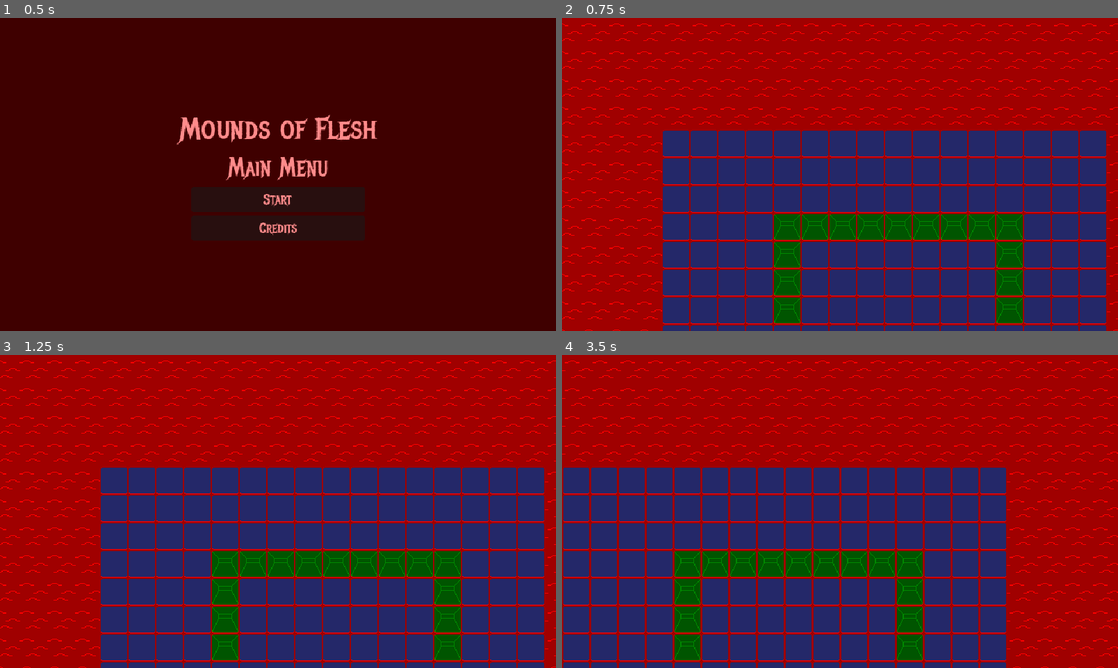
Above: before the commit, frames 1-4 (two rows, left to right).
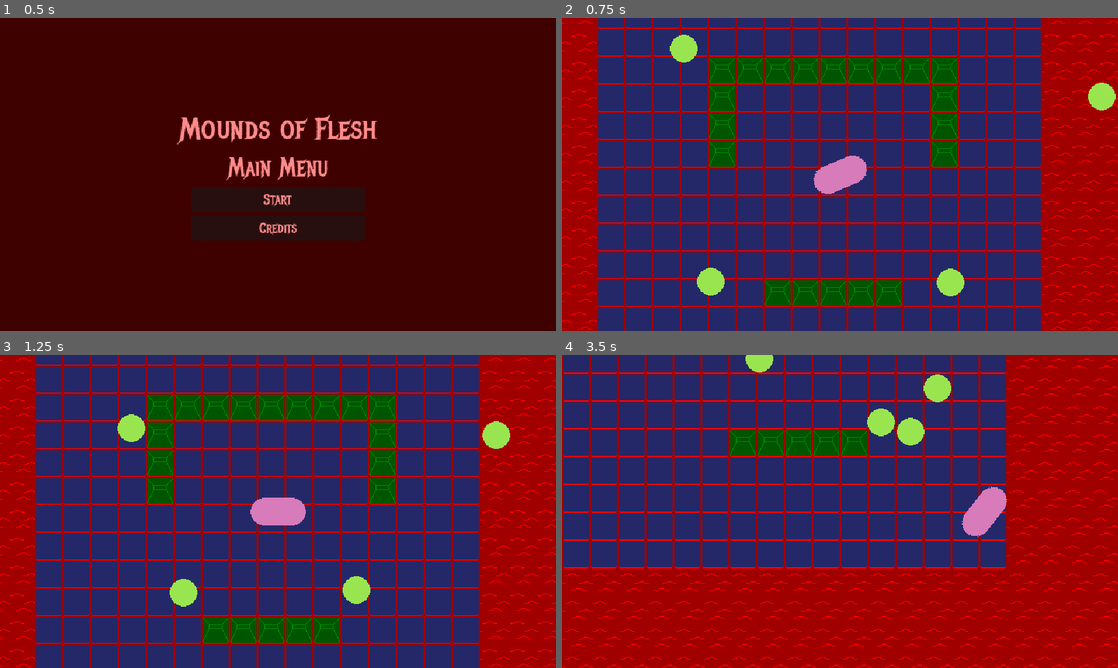
Above: after the commit, the same moments.

Repository: Burger-Bois/LD54-Godot-Team
Game: Godot game, scene res://scenes/main.tscn
Two runs of this game, one before a commit and one after it. Both use one fixed random seed, a clock stepped at 60 frames per second and the inputs below.
Inputs (mouse positions are in pixels of both pictures, inside the frame that each line leads up to):
- Up to frame 1 (0.5 s): no input
- Up to frame 2 (0.75 s): click "Start" at 0.5 s
- Up to frame 3 (1.25 s): no input
- Up to frame 4 (3.5 s): tap Enter (ui_accept) at 1.25, 1.52, 2.27 s; move the mouse to (962, 495) at 1.27 s; hold D (right) 1.28-2.03 s; move the mouse to (728, 527) at 2.02 s; hold S (down) 2.03-2.78 s; move the mouse to (895, 442) at 2.77 s; hold D (right) from 2.78 s (still down)

Frame 1 is identical in both runs. In frame 2, 59% of the frame differs, in the area x 0-100%, y 0-100%; in frame 3, 59%; in frame 4, 56%.

Commit message:
add enemy and player art

Diff:
--- a/scenes/enemy.tscn
+++ b/scenes/enemy.tscn
@@ -1,8 +1,10 @@
-[gd_scene load_steps=3 format=3 uid="uid://bb6fupav162eu"]
+[gd_scene load_steps=4 format=3 uid="uid://bb6fupav162eu"]
 
 [ext_resource type="Script" path="res://scripts/enemy.gd" id="1_pfhrn"]
+[ext_resource type="Texture2D" uid="uid://brwi3us1gqdw2" path="res://assets/enemy.png" id="2_cbp7d"]
 
 [sub_resource type="CircleShape2D" id="CircleShape2D_1rnnr"]
+radius = 16.0
 
 [node name="enemy" type="CharacterBody2D"]
 collision_layer = 2
@@ -11,6 +13,9 @@
 wall_min_slide_angle = 0.0
 script = ExtResource("1_pfhrn")
 speed = 200
+
+[node name="Sprite2D" type="Sprite2D" parent="."]
+texture = ExtResource("2_cbp7d")
 
 [node name="NavigationAgent2D" type="NavigationAgent2D" parent="."]
 navigation_layers = 3
--- a/scenes/level.tscn
+++ b/scenes/level.tscn
@@ -71,6 +71,7 @@
 layer_0/tile_data = PackedInt32Array(0, 0, 0, 720896, 0, 0, 19, 0, 0, 720915, 1, 0, 131084, 0, 0, 196620, 0, 0, 196619, …(8043 unchanged characters)…
 
 [node name="Player" parent="." instance=ExtResource("4_b6cyb")]
+position = Vector2(408, 360)
 
 [node name="Camera2D" type="Camera2D" parent="Player"]
 limit_left = 0
--- a/scenes/player.tscn
+++ b/scenes/player.tscn
@@ -1,17 +1,20 @@
-[gd_scene load_steps=3 format=3 uid="uid://hvj3d41rvuub"]
+[gd_scene load_steps=4 format=3 uid="uid://hvj3d41rvuub"]
 
 [ext_resource type="Script" path="res://scripts/player.gd" id="1_iog8e"]
+[ext_resource type="Texture2D" uid="uid://ctn6rvjbqsj2u" path="res://assets/player.png" id="2_8ogfl"]
 
 [sub_resource type="CapsuleShape2D" id="CapsuleShape2D_7sw6g"]
-radius = 20.0
-height = 80.0
+radius = 16.0
+height = 64.0
 
 [node name="Player" type="CharacterBody2D"]
-position = Vector2(333, 158)
 collision_layer = 2
 collision_mask = 3
 motion_mode = 1
 script = ExtResource("1_iog8e")
+
+[node name="Sprite2D" type="Sprite2D" parent="."]
+texture = ExtResource("2_8ogfl")
 
 [node name="CollisionShape2D" type="CollisionShape2D" parent="."]
 shape = SubResource("CapsuleShape2D_7sw6g")
Binary file added: assets/enemy.aseprite
Binary file added: assets/enemy.png
Not shown, added: assets/enemy.png.import
Binary file added: assets/player.aseprite
Binary file added: assets/player.png
Not shown, added: assets/player.png.import
